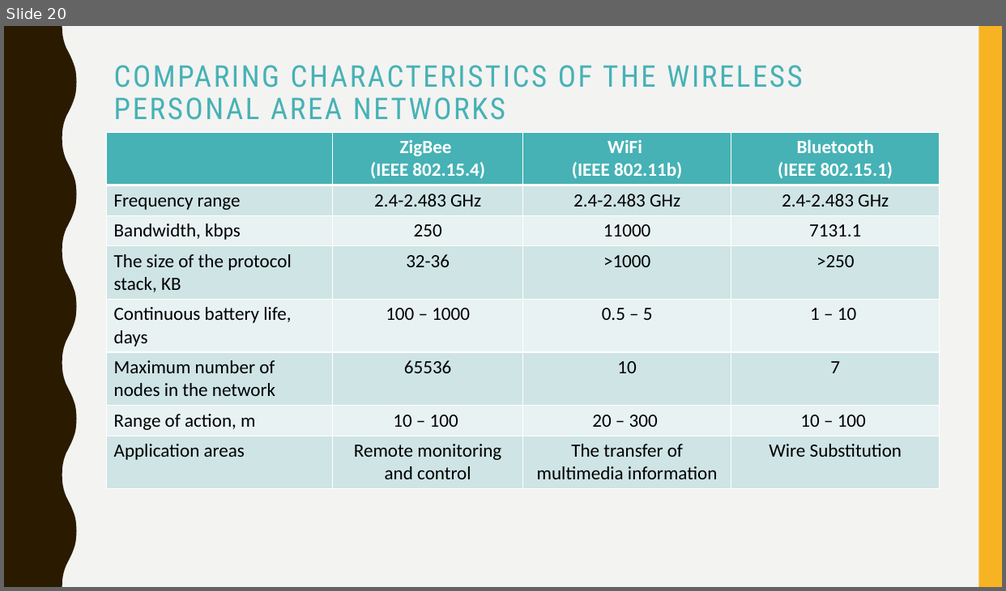
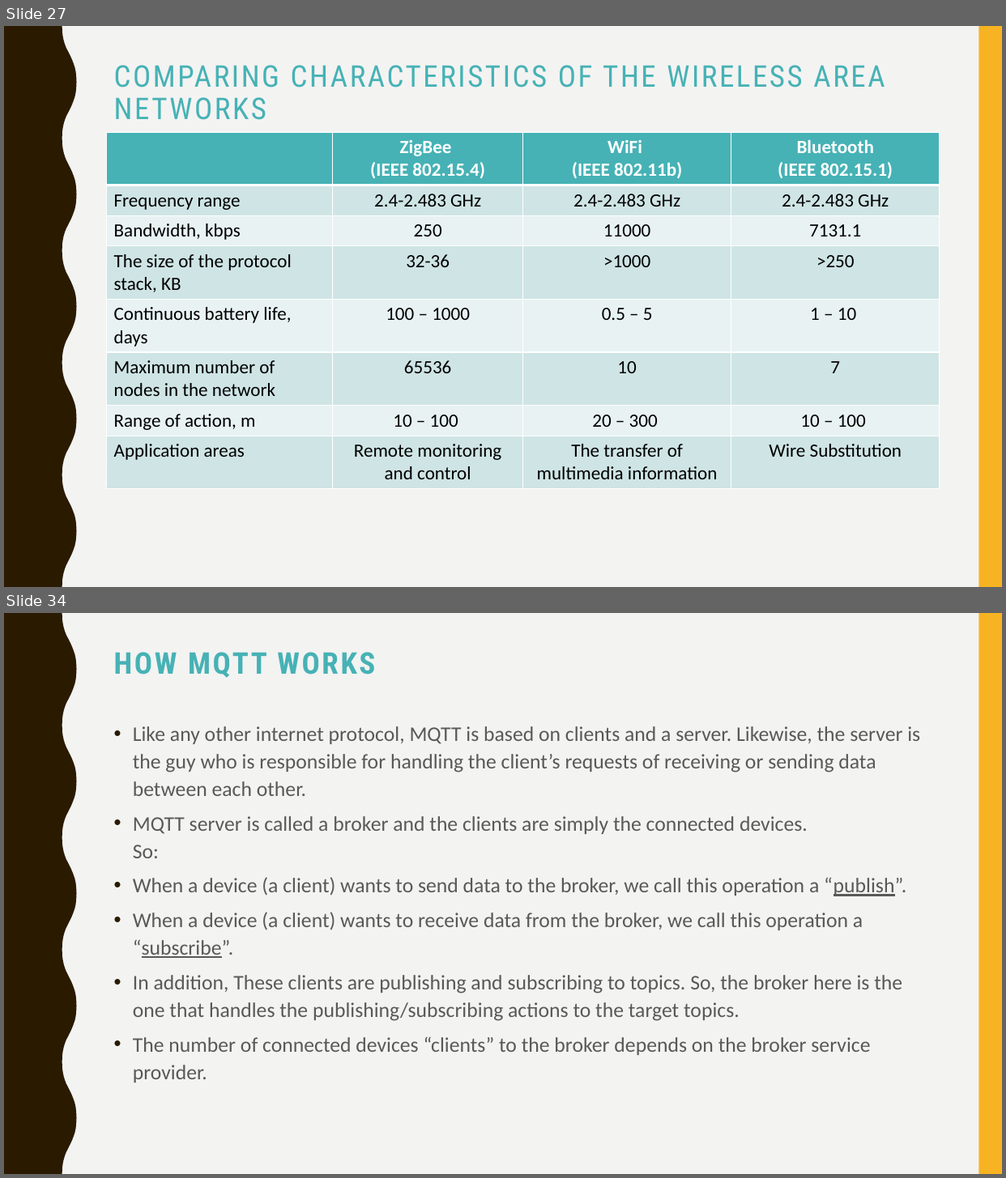
Before and after one commit to vladipirogov/IOT_presentation, a slide deck: Network Data Transfer Protocols in IoT & Embedded.pptx. Shown one above the other, each under a label of ours: slide 20 before the commit, slides 27 and 34 after it; the slides between them are not shown. The pictures are 1006x591 and 1006x1178 pixels, drawn with LibreOffice and Linux fonts; fonts in the diff are those of the drawing. Boxes give left, top, right and bottom in pixels: in the first picture for what was removed or moved away, otherwise in the second. Text is boxed around its words. In the diff, an @@ line names an element or a change of style, - is before the commit and + after.

Commit message:
Application protocols

```diff
--- a/Network Data Transfer Protocols in IoT & Embedded.pptx
+++ b/Network Data Transfer Protocols in IoT & Embedded.pptx
@@ slide 34 added at (4,613,1002,1174), background #F3F3F2; not listed: 2 template elements that a slide beside it also shows @@
@@ title added at (114,652,375,678), 28.8 pt, text #46B2B5, bold @@
+HOW MQTT WORKS
@@ text added at (133,726,920,1083), 20 pt, text #595959 @@
+• Like any other internet protocol, MQTT is based on clients and a server. Likewise, the server is the guy who is responsible for handling the client’s requests of receiving or sending data between each other.
+• MQTT server is called a broker and the clients are simply the connected devices.
+  So:
+• When a device (a client) wants to send data to the broker, we call this operation a “publish”.
+• When a device (a client) wants to receive data from the broker, we call this operation a “subscribe”.
+• In addition, These clients are publishing and subscribing to topics. So, the broker here is the one that handles the publishing/subscribing actions to the target topics.
+• The number of connected devices “clients” to the broker depends on the broker service provider.
@@ what was slide 20 is now slide 27 @@
@@ slide 27 changed as well @@
@@ title at (114,65,884,120): text changed @@
-COMPARING CHARACTERISTICS OF THE WIRELESS PERSONAL AREA NETWORKS
+COMPARING CHARACTERISTICS OF THE WIRELESS AREA NETWORKS
```
Also in this commit, not shown: 3 other slides changed, 15 other slides added.
